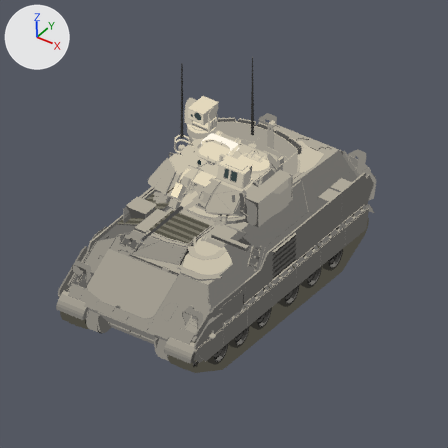
Renders of the Blender file ArtSource/M2A3Bradley/EmissionTrial/bradley_emission_trial.blend from each side of a commit.
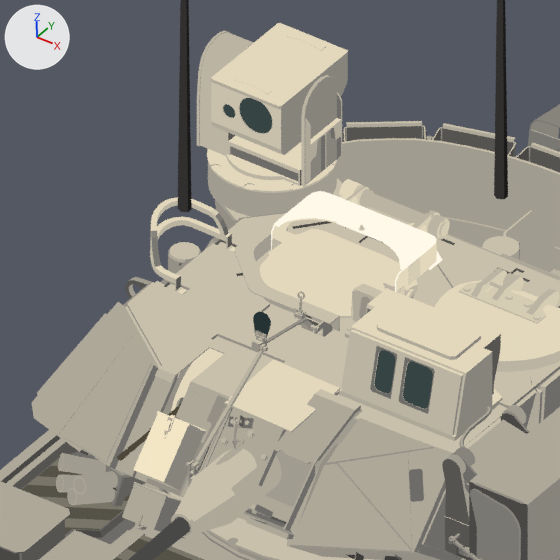
Each version appears first from the file's camera 'Camera_iso_front', and next in a close-up on the part from 31% to 59% of the width and 20% to 48% of the height. The axes (+X, +Y, +Z) are drawn at upper left. The lights are the same throughout. The first two pictures are the older version.

The first close-up shows 'WT_@root', 'WT_LinkageSupport_022', 'WT_LinkageSupport_025', 'WT_bone_commander_sight_v', 'WT_bone_gun', 'WT_bone_turret', 'WT_ex_armor_03', 'WT_ex_decor_01', 'WT_ex_decor_02', 'WT_hatch_02', 'WT_hatch_03', 'WT_roll_05' and 23 more.
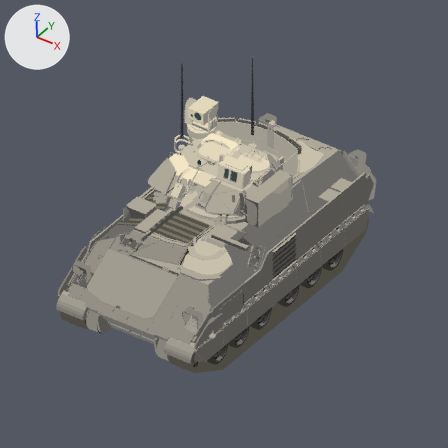
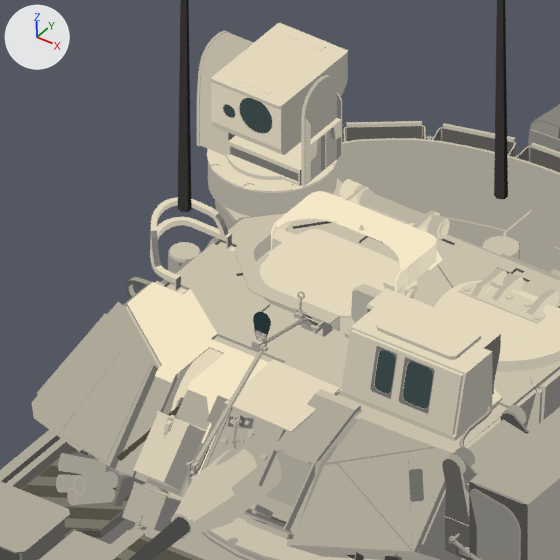
Where the change shows, as pixel boxes [x1, y1, x2, y2] in the close-ups (560 x 560 px):
part 1 of me_turret_shell_without_restored_region_duplicates, recoloured (light grey to beige): [127, 282, 217, 365] in both
part 2 of me_wt_ex_decor_02_source_restored, recoloured (beige to pale yellow): [157, 411, 189, 481] in both
part 3 of me_wt_ex_decor_02_source_restored, recoloured (beige to pale yellow): [133, 414, 164, 482] in both
part 4 of me_wt_hatch_02_source_restored, recoloured: [272, 218, 336, 240] in both
part 5 of me_wt_hatch_02_source_restored, recoloured (white to beige): [271, 191, 443, 292] in both
part 6 of me_wt_linkagesupport_025_source_restored, recoloured: [155, 368, 216, 473] in both
part 7 of me_wt_linkagesupport_025_source_restored, recoloured (light grey to beige): [159, 334, 269, 397] in both
part 8 of me_wt_linkagesupport_025_source_restored, recoloured: [188, 382, 230, 474] in both

The edits, one by one:
Material 'Fixed Emission tan Y232' (mat_fixed_emission_tan_y232) is new.
Its base color is (0.91, 0.804, 0.571) (beige #f5e8c7).
Material 'Fixed Emission tan Y208' (mat_fixed_emission_tan_y208) is new.
Its base color is (0.7, 0.629, 0.47) (beige #dad0b6).
me_turret_shell_without_restored_region_duplicates has 4344 vertices, 4852 faces and spans x -1.53..0.77, y -0.85..1.86, z 2.01..3.07.
me_turret_shell_without_restored_region_duplicates is used by ob_wt_bone_turret; parent ob_turret_yaw; location (0.0, 0.0, 0.0).
me_turret_shell_without_restored_region_duplicates part 1: all 3 faces centred in x -1.12..-0.87, y -0.19..-0.01, z 2.74 switch from mat_fixed_emission_tan_y192 (light grey #c8c0ab) to mat_fixed_emission_tan_y230 (beige #f2e6c5).
me_wt_ex_decor_02_source_restored has 314 vertices, 488 faces and spans x -0.608..-0.439, y -0.948..-0.632, z 2.42..2.746.
me_wt_ex_decor_02_source_restored is used by ob_wt_ex_decor_02; parent ob_turret_yaw; location (0.0, 0.0, 0.0).
me_wt_ex_decor_02_source_restored part 2: 42 of the faces centred in x -0.551..-0.495, y -0.829..-0.718, z 2.663..2.739 switch from mat_fixed_emission_tan_y230 (beige #f2e6c5) to mat_fixed_emission_tan_y204 (pale yellow #d5ccb4).
me_wt_ex_decor_02_source_restored part 3: 1 of the faces centred in x -0.55, y -0.886, z 2.599 switch from mat_fixed_emission_tan_y230 (beige #f2e6c5) to mat_fixed_emission_tan_y204 (pale yellow #d5ccb4).
me_wt_ex_decor_02_source_restored gains material mat_fixed_emission_tan_y216 (beige #e3d8bc).
me_wt_ex_decor_02_source_restored gains material mat_fixed_emission_tan_y192 (light grey #c8c0ab).
me_wt_hatch_02_source_restored has 1475 vertices, 2556 faces and spans x -0.873..-0.187, y 0.195..0.991, z 2.714..2.928.
me_wt_hatch_02_source_restored is used by ob_wt_hatch_02; parent ob_turret_yaw; location (0.0, 0.0, 0.0).
me_wt_hatch_02_source_restored part 4: 97 of the faces centred in x -0.865..-0.66, y 0.478..0.85, z 2.778..2.907 switch from mat_fixed_emission_tan_y216 (beige #e3d8bc) to mat_fixed_emission_tan_y208 (beige #dad0b6).
me_wt_hatch_02_source_restored part 5: all 119 faces that had it switch from mat_fixed_emission_tan_y249 (white #fff9e9) to mat_fixed_emission_tan_y232 (beige #f5e8c7).
me_wt_linkagesupport_025_source_restored has 67 vertices, 130 faces and spans x -0.784..-0.369, y -0.76..-0.191, z 2.48..2.741.
me_wt_linkagesupport_025_source_restored is used by ob_wt_linkagesupport_025; parent ob_turret_yaw; location (0.0, 0.0, 0.0).
me_wt_linkagesupport_025_source_restored part 6: all 13 faces that had it switch from mat_fixed_emission_tan_y180 (grey #bbb4a2) to mat_fixed_emission_tan_y230 (beige #f2e6c5).
me_wt_linkagesupport_025_source_restored part 7: all 10 faces that had it switch from mat_fixed_emission_tan_y192 (light grey #c8c0ab) to mat_fixed_emission_tan_y230 (beige #f2e6c5).
me_wt_linkagesupport_025_source_restored part 8: all 13 faces that had it switch from mat_fixed_emission_tan_y168 (grey #aea899) to mat_fixed_emission_tan_y230 (beige #f2e6c5).
